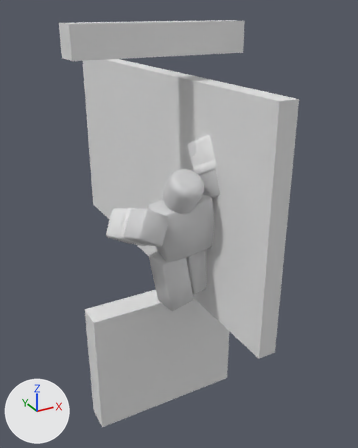
A saved change to the glTF model animations/player_animations.glb.
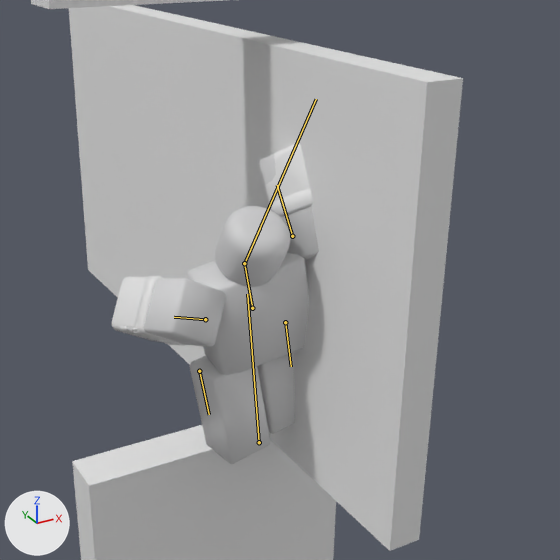
There are two pictures of each version: one whole from a 50 mm lens placed at (-7.52, -14.6, 10.45), pointed at (1.71, 2.18, 2.06), one close up on the part from 13% to 98% of the width and 12% to 81% of the height. The axes (+X, +Y, +Z) are drawn at lower left. The lights are the same throughout. The last two pictures show the newer version. Both versions are drawn at frame 6 of the action 'LedgeVault'; the numbers are the values there. The bones that bend it are drawn over the model as lines in the close-ups.

Names of what the first close-up shows: 'Gloves', 'PlayerModel', 'the fube', 'the fube.001', 'the wallrunube'.
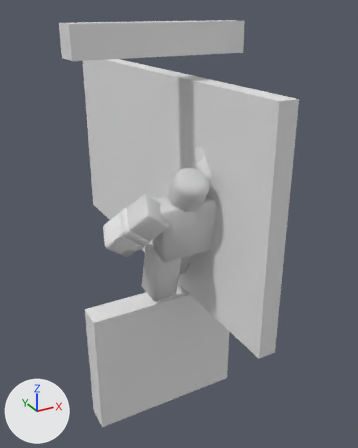
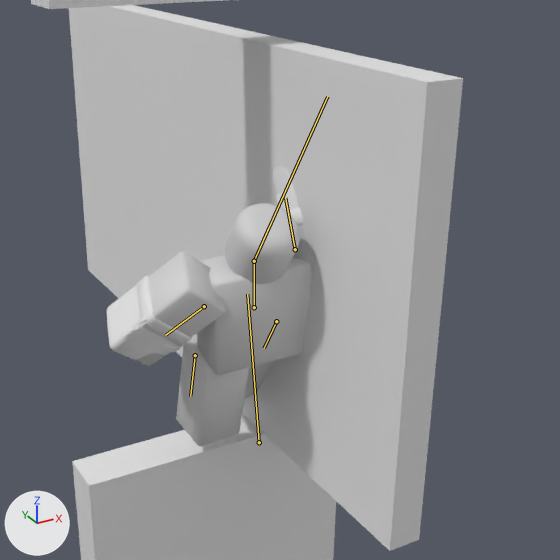
Pixel boxes (x1, y1, x2, y2) of what changed, in the close-ups (560 x 560 px):
'PlayerModel', posed (10% shorter)
    before: (141, 154, 319, 464)
    after: (137, 167, 314, 447)
'Gloves', posed
    before: (112, 143, 313, 346)
    after: (107, 175, 303, 360)
bone 'Torso', root to tip
    before: (252, 308) to (244, 263)
    after: (254, 307) to (254, 261)
bone 'Arm.L', root to tip
    before: (205, 319) to (174, 317)
    after: (204, 306) to (165, 335)
bone 'Arm.R', root to tip
    before: (292, 236) to (277, 185)
    after: (295, 249) to (285, 198)
bone 'Head', root to tip
    before: (244, 263) to (260, 228)
    after: (254, 261) to (269, 226)
bone 'Leg.L', root to tip
    before: (199, 371) to (209, 414)
    after: (195, 355) to (190, 396)
bone 'Leg.R', root to tip
    before: (285, 322) to (291, 366)
    after: (276, 321) to (264, 348)

The change, as a list of edits to the scene's bpy script:
```text
Change bone_torso:
    where bone_torso = bpy.data.objects['PlayerArmature'].pose.bones['Torso']  # child of 'Root'
    bone_torso.location: (0.14, -0.32, -0.11) -> (0.17, -0.32, -0.11)
    bone_torso.rotation_quaternion: (0.983, 0.134, -0.064, 0.107) -> (0.989, 0.137, -0.047, 0.027)  # degrees (15, -9, 11) -> degrees (16, -6, 2)
Change bone_arm_l:
    where bone_arm_l = bpy.data.objects['PlayerArmature'].pose.bones['Arm.L']  # child of 'Torso'
    bone_arm_l.location: (0.36, 0.1, -0.03) -> (0.13, 0.15, -0.05)
    bone_arm_l.rotation_quaternion: (0.795, -0.333, 0.161, 0.48) -> (0.911, -0.364, 0.051, 0.187)  # degrees (-27, 35, 53) -> degrees (-41, 13, 18)
Change bone_arm_r:
    where bone_arm_r = bpy.data.objects['PlayerArmature'].pose.bones['Arm.R']  # child of 'Torso'
    bone_arm_r.location: (0.32, -0.5, -0.14) -> (0.3, -0.38, 0.01)
Change bone_head:
    where bone_head = bpy.data.objects['PlayerArmature'].pose.bones['Head']  # child of 'Torso'
    bone_head.rotation_quaternion: (0.964, 0.233, 0.02, -0.123) -> (0.971, 0.232, 0.034, -0.042)  # degrees (27, 6, -13) -> degrees (27, 5, -4)
Change bone_leg_l:
    where bone_leg_l = bpy.data.objects['PlayerArmature'].pose.bones['Leg.L']  # child of 'Torso'
    bone_leg_l.location: (0.1, -0.13, -0.3) -> (-0.18, -0.12, -0.15)
    bone_leg_l.rotation_quaternion: (-0.993, 0.03, 0.094, 0.064) -> (-0.994, 0.043, 0.084, -0.046)  # degrees (-3, -11, -7) -> degrees (-5, -9, 6)
Change bone_leg_r:
    where bone_leg_r = bpy.data.objects['PlayerArmature'].pose.bones['Leg.R']  # child of 'Torso'
    bone_leg_r.location: (0.45, -0.05, 0.23) -> (0.71, -0.07, 0.17)
    bone_leg_r.rotation_quaternion: (0.989, 0.057, -0.111, 0.081) -> (0.967, 0.007, -0.113, -0.229)  # degrees (6, -13, 9) -> degrees (4, -12, -27)
```
